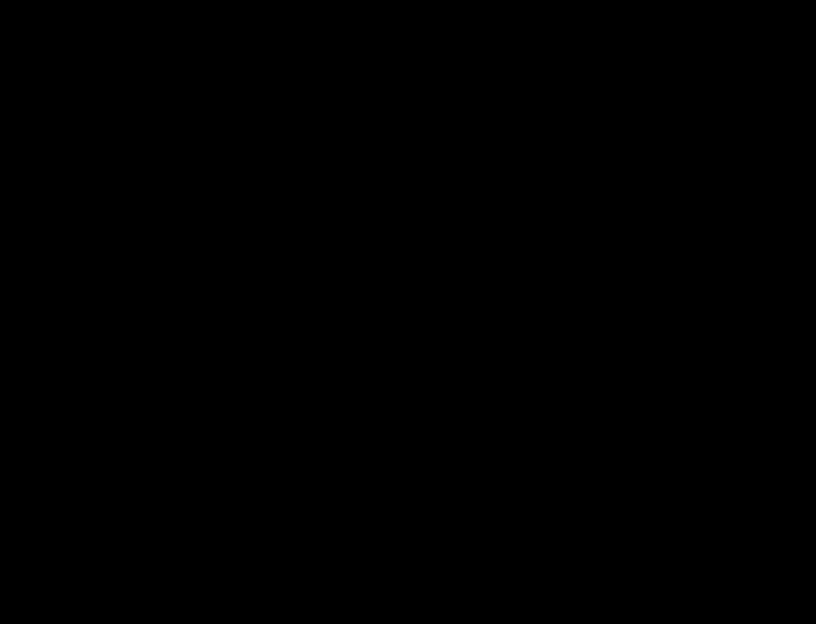
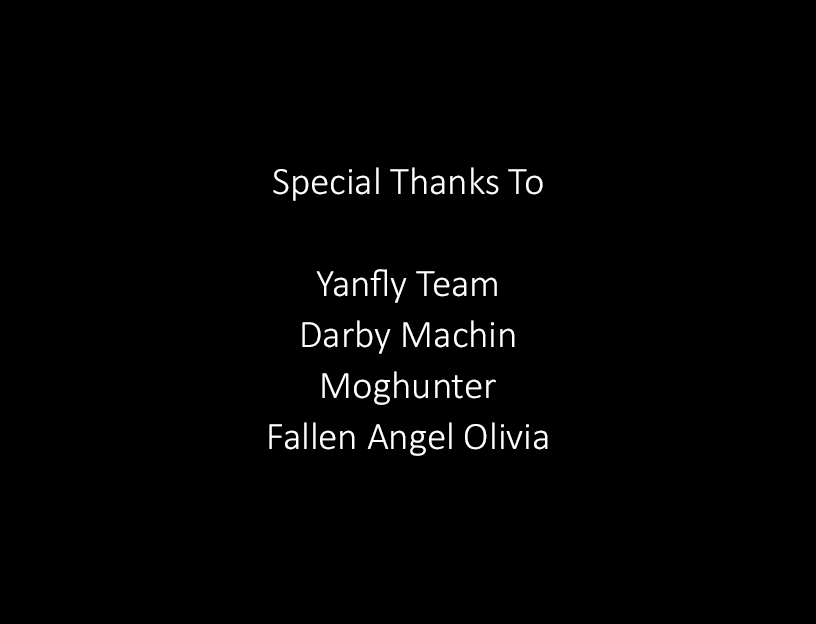
Layer changes from the first 816 x 624 image to the second:
renamed "Hospital Tile Assets by Darby Machin" to "Special Thanks To Yanfly Team Darby Machin Moghunter Fallen An", showed it, painted on it over bbox(269, 167, 548, 456)
